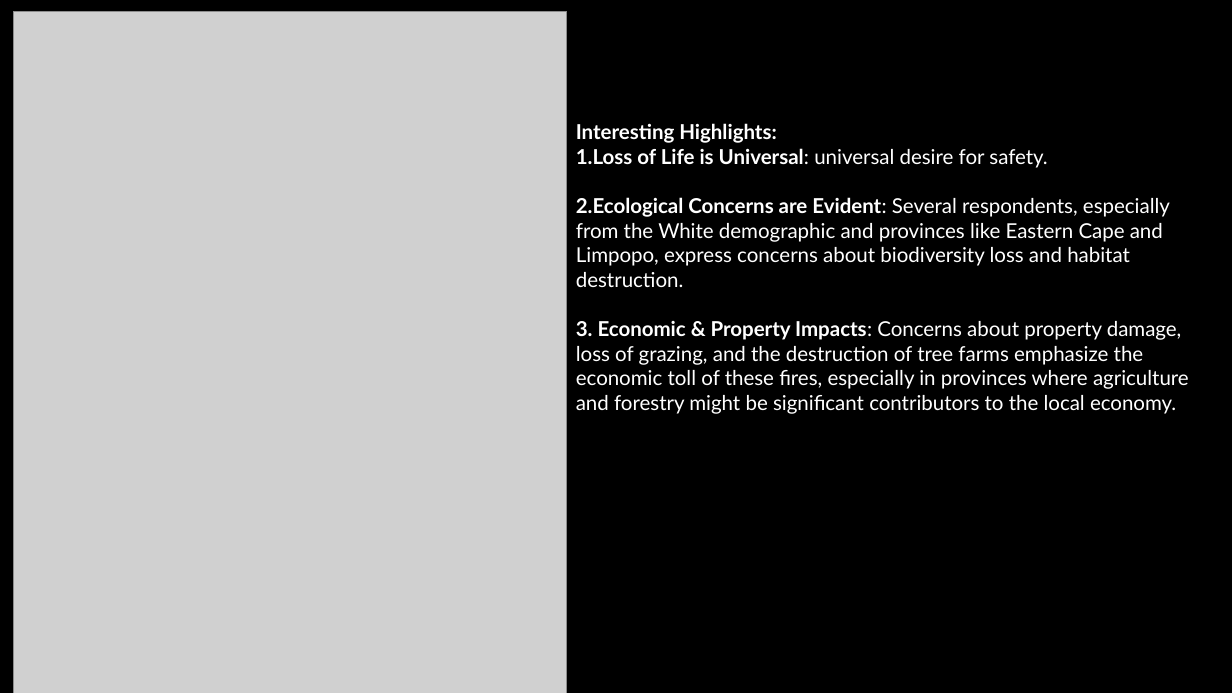
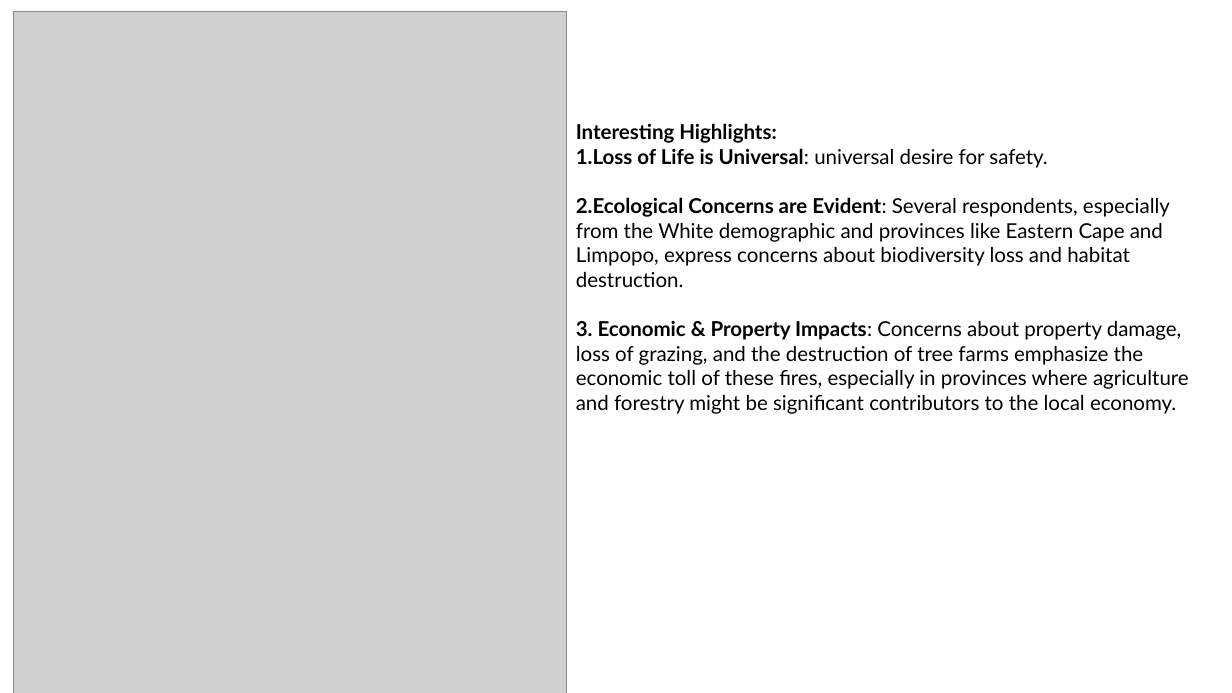
Before and after one commit to desmond-lartey/Wildfire-Assessment, a slide deck: slide 8 of Wildfire Assessment edited2.pptx. Drawn at 1232x693 pixels with LibreOffice and Linux fonts; fonts in the diff are those of the drawing; grey boxes stand for pictures; background and template pictures are left out. Boxes give left, top, right and bottom in pixels: in the first picture for what was removed or moved away, otherwise in the second. Text is boxed around its words. In the diff, an @@ line names an element or a change of style, - is before the commit and + after.

```diff
--- a/Wildfire Assessment edited2.pptx
+++ b/Wildfire Assessment edited2.pptx
@@ background #000000 to #FFFFFF @@
@@ text "Interesting Highlights:" at (x1=576, y1=123, x2=1189, y2=410): text colour #FFFFFF to #000000 @@
```
Also in this commit, not shown: 29 other slides changed, 1 slide added, 1 slide removed, 23 other files.
